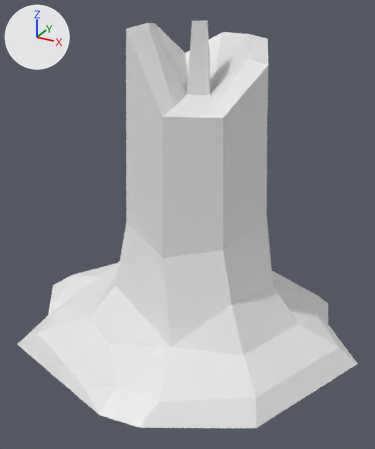
What one commit did to the FBX model Assets/Assetpacks/PolygonFantasyKingdom/Models/SM_Prop_Candle_Melted_02.fbx.
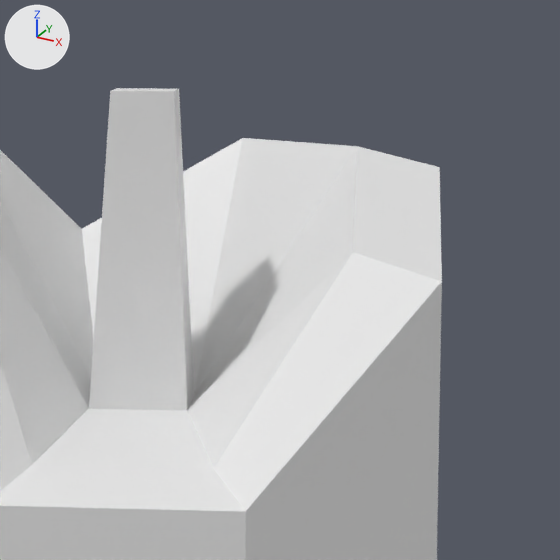
There are two pictures of each version: one whole from a 50 mm camera at (0.1146, -0.2052, 0.1603) aimed at (0.0046, -0.0051, 0.0603), one close up on the part from 44% to 79% of the width and 0% to 29% of the height. The lights are fixed; the arrows at upper left show +X, +Y and +Z. Materials are left out; every surface is plain grey. Where no turn or scale is listed for an object, it has been applied to the vertices.

Before the edit, the objects in view are built like this:
```python
me_mesh = bpy.data.meshes.new('Mesh')
me_mesh.from_pydata(...)  # 71 vertices, 76 faces; spans x -0.089..0.089, y -0.076..0.076, z 0.0..0.151
me_mesh.materials.append(mat_lambert1)
# before: 28 (0.008, 0.007, 0.151) at pixel (179, 88), 29 (0.002, 0.005, 0.151) at pixel (116, 88), 30 (0.004, -0.001, 0.151) at pixel (110, 91), 31 (0.01, 0.002, 0.151) at pixel (174, 91)
ob_sm_prop_candle_melted_02 = bpy.data.objects.new('SM_Prop_Candle_Melted_02', me_mesh)
ob_sm_prop_candle_melted_02.location = (0.0, 0.0, 0.0)
```
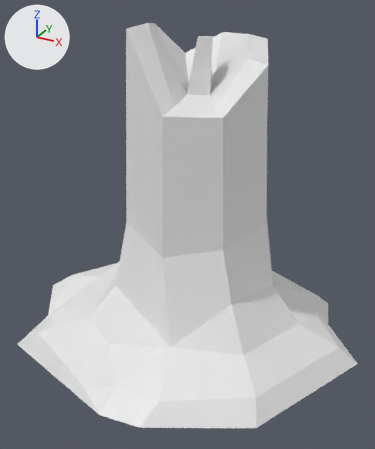
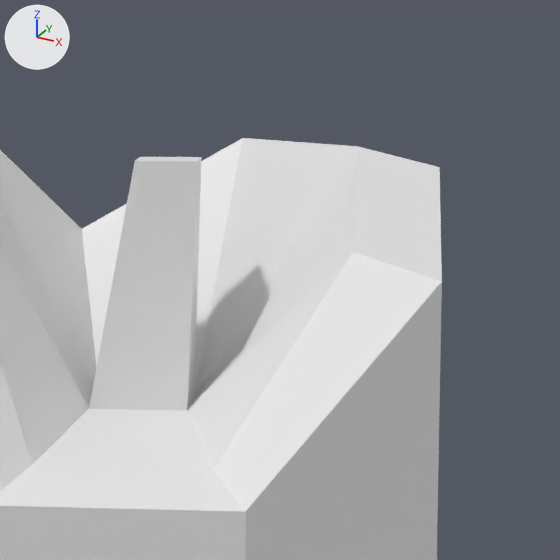
The newer file is also turned or shifted as a whole; pictures and numbers use the older file's frame.

Changed parts and their boxes [x1, y1, x2, y2] in the close-ups (560 x 560 px; the box of a moved part takes in the faces that stretch with it):
'SM_Prop_Candle_Melted_02', reshaped
    before: [0, 88, 442, 560]
    after: [0, 138, 442, 560]
part 1 of me_mesh, moved or reshaped
    before: [89, 88, 194, 411]
    after: [89, 157, 202, 411]

Diff of the bpy script that builds the scene:
```diff
--- a/Assets/Assetpacks/PolygonFantasyKingdom/Models/SM_Prop_Candle_Melted_02.fbx.py
+++ b/Assets/Assetpacks/PolygonFantasyKingdom/Models/SM_Prop_Candle_Melted_02.fbx.py
@@ me_mesh @@
 me_mesh.from_pydata(...)  # 71 vertices, 76 faces; spans x -0.089..0.089, y -0.076..0.076, z 0.0..0.151
 # used by ob_sm_prop_candle_melted_02; location = (0.0, 0.0, 0.0)
+# me_mesh part 1
+for i in [*range(28, 32)]: me_mesh.vertices[i].co += Vector((0.001, 0.003, -0.006))
```
